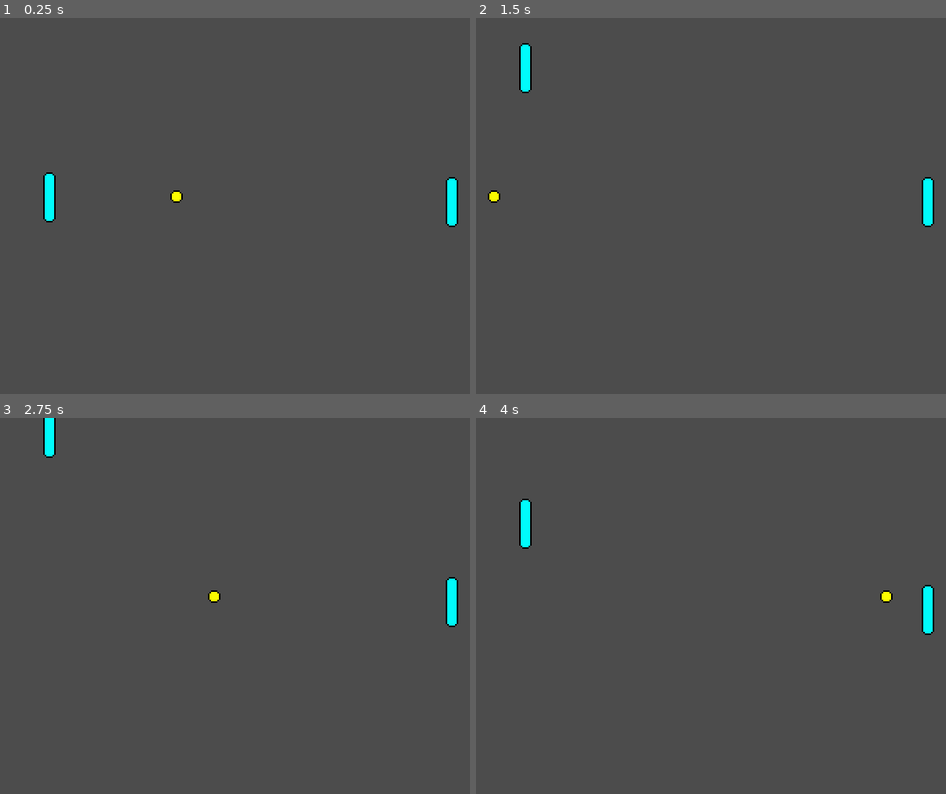
Above: before the commit, frames 1-4 (two rows, left to right).
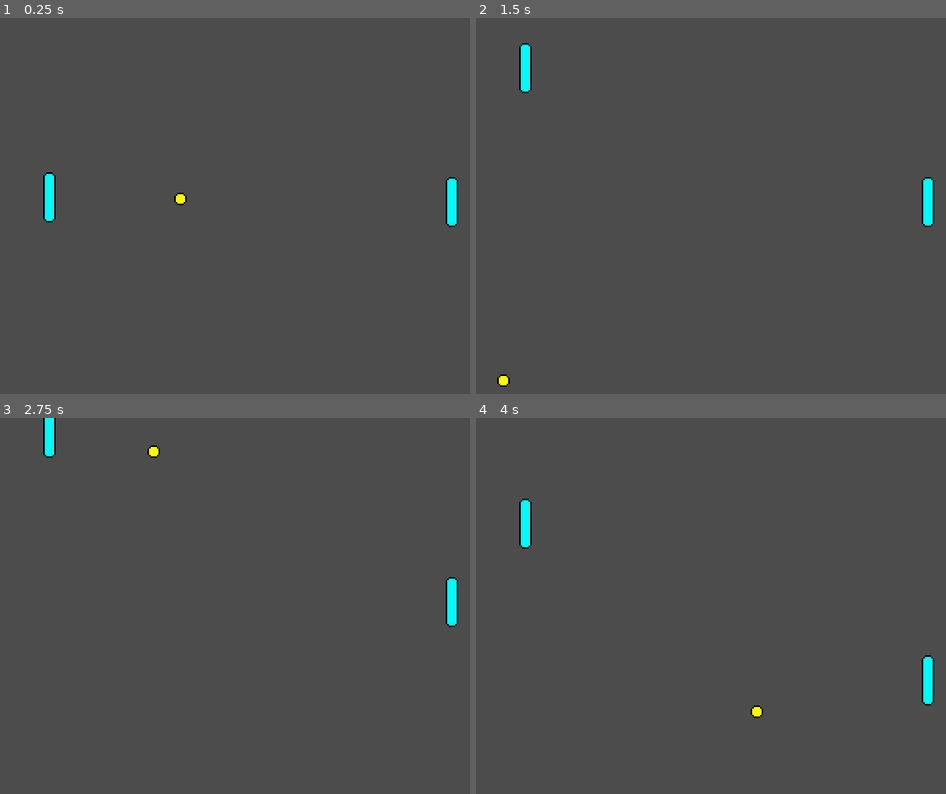
Above: after the commit, the same moments.

Repository: paolobb4/YAPC
Game: Godot game, scene res://scn/Game.tscn
The game is run twice, just before and just after one commit, with the same random seed, the same clock (stepped at 60 frames per second) and the same inputs. The project has no main scene, so this scene is started directly.
Inputs:
- Up to frame 1 (0.25 s): no input
- Up to frame 2 (1.5 s): hold Up (ui_up) 0.53-1.28 s; hold Down (ui_down) from 1.28 s (still down)
- Up to frame 3 (2.75 s): release Down (ui_down) at 2.03 s; hold Up (ui_up) from 2.03 s (still down)
- Up to frame 4 (4 s): release Up (ui_up) at 3.53 s; hold Down (ui_down) from 3.53 s (still down)

The runs differ from the first frame. In frame 1, less than 0.1% of the frame differs, in the area x 36-40%, y 45-50%; in frame 2, 0.1%; in frame 3, 0.1%; in frame 4, 0.8%, in the area x 58-98%, y 44-80%.

Commit message:
Rework ai handikap to look more natural. Fix ai twitching

Diff:
--- a/project.godot
+++ b/project.godot
@@ -17,7 +17,8 @@
 
 window/size/width=320
 window/size/height=240
-window/size/fullscreen=true
+window/size/test_width=640
+window/size/test_height=480
 window/stretch/mode="2d"
 window/stretch/aspect="keep"
 
--- a/scn/Game.tscn
+++ b/scn/Game.tscn
@@ -7,7 +7,8 @@
 
 [node name="Ball" parent="." index="0" instance=ExtResource( 1 )]
 
-position = Vector2( 137.71, 113.76 )
+position = Vector2( 159.863, 115.556 )
+speed = 180
 
 [node name="Player" parent="." index="1" instance=ExtResource( 2 )]
 
--- a/scn/ball.gd
+++ b/scn/ball.gd
@@ -2,7 +2,7 @@
 
 
 var direction = Vector2(-1, 0).normalized()
-var speed = 100
+export (int) var speed = 100
 var screensize
 
 
--- a/scn/palette.gd
+++ b/scn/palette.gd
@@ -4,13 +4,14 @@
 export (int) var speed = 150
 
 var screensize
-var tp = 0	# time passed
+var wait_time = 0	# used to create ai's handicap
 var direction = 0
 
 
 func _ready():
 	#TODO: change sprite if ai?
 	screensize = get_viewport_rect().size
+	randomize()
 
 
 func _process(delta):
@@ -34,19 +35,18 @@
 
 
 func ai_process(delta):
-	#TODO: implement ai
 	var ball = get_owner().get_node("Ball")
-	if ball.position.x > screensize.x / 2:
-		tp += delta
-		if tp > 1:
-			tp -= 1
+	if (ball.position.x > screensize.x / 3) and ball.direction.x > 0:
+		if wait_time <= -1 and randf() < .15:
+			wait_time = .3
+		if wait_time <= 0:
+			if ball.position.y > position.y + 8:
+				direction = +1
+			elif ball.position.y < position.y - 8:
+				direction = -1
+			else:
+				direction = 0
 
-		if tp >= .1:
-			if ball.position.y > position.y:
-				direction = +1
-			elif ball.position.y < position.y:
-				direction = -1
+		wait_time -= delta
 
 		position.y += direction * speed * delta
-	else:
-		tp = .1
